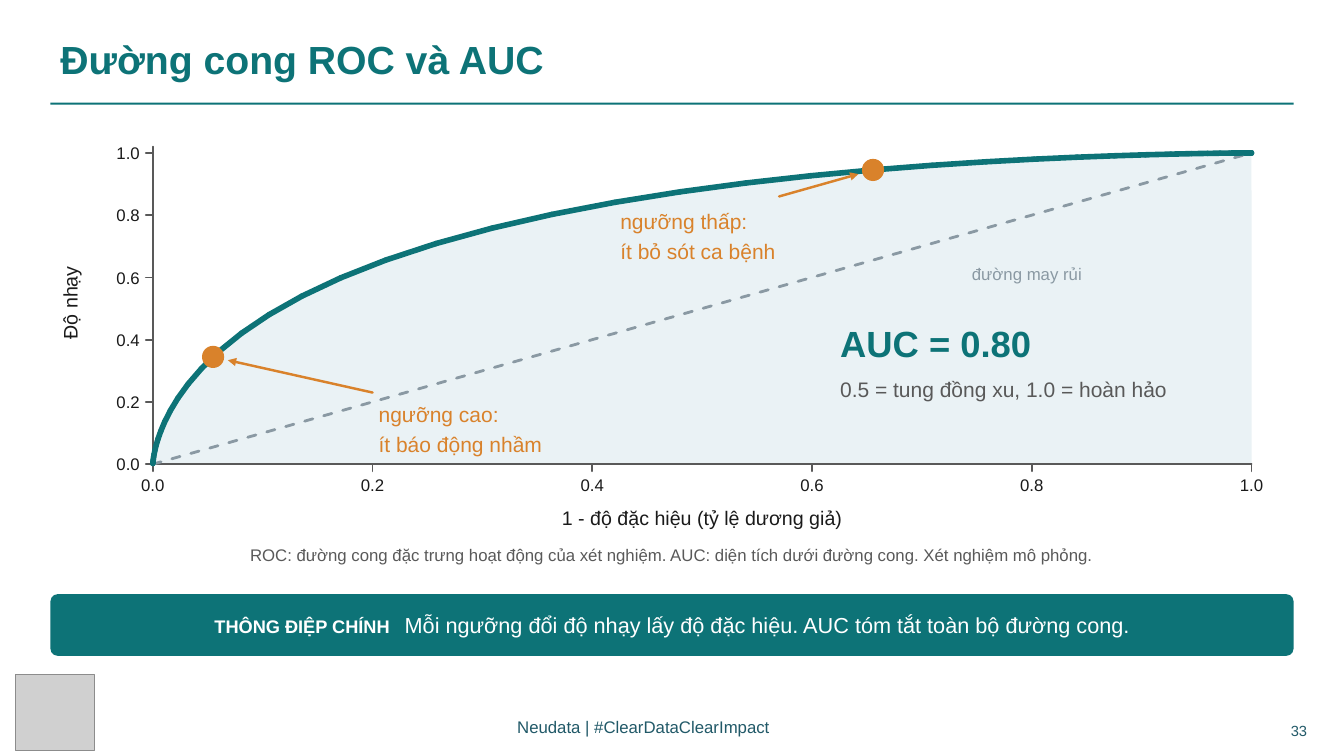
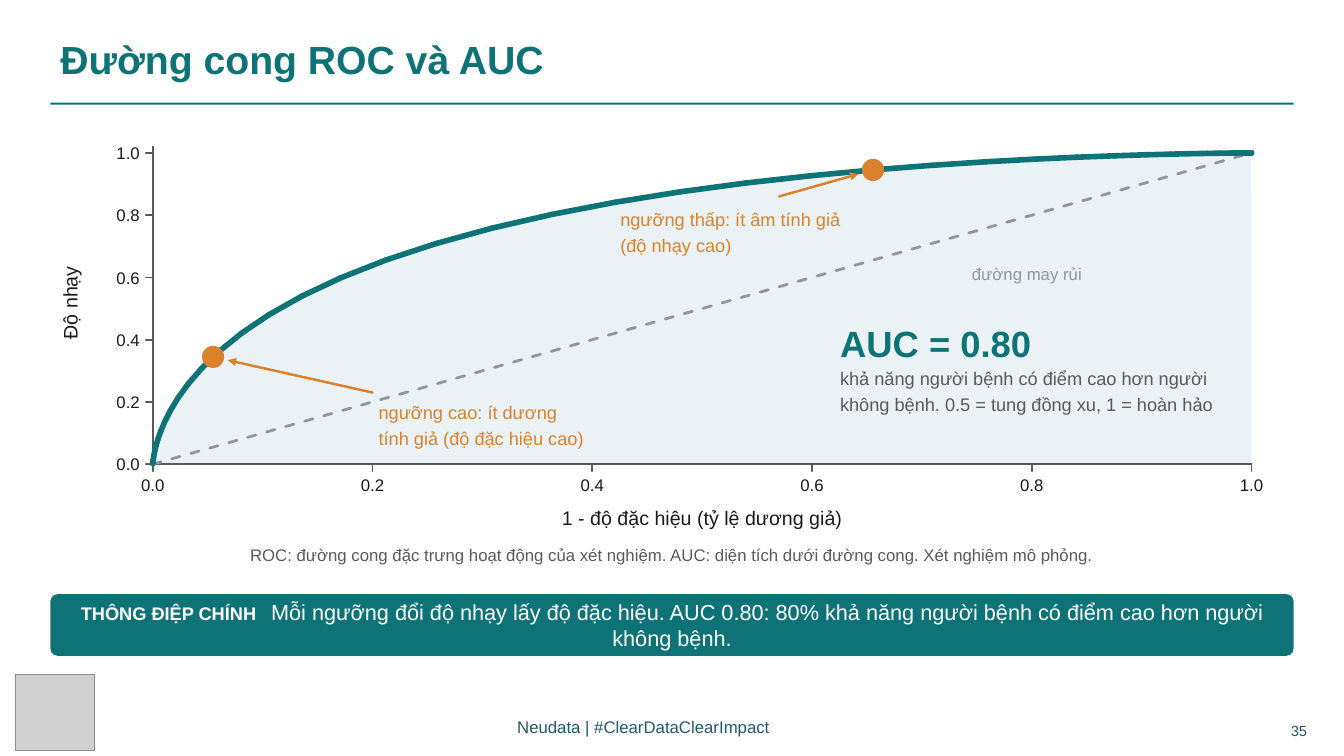
Before and after one commit to neu-data/FoundationsofClinicalResearch, a slide deck: slide 35 of vi/files/slides/Session_4_VN.pptx (slide 33 before the commit). Drawn at 1344x756 pixels with LibreOffice and Linux fonts; fonts in the diff are those of the drawing; grey boxes stand for pictures. Boxes give left, top, right and bottom in pixels: in the first picture for what was removed or moved away, otherwise in the second. Text is boxed around its words. In the diff, an @@ line names an element or a change of style, - is before the commit and + after.

```diff
--- a/vi/files/slides/Session_4_VN.pptx
+++ b/vi/files/slides/Session_4_VN.pptx
@@ text at (x1=620, y1=212, x2=840, y2=256): text changed; size 15 to 13 pt @@
-ngưỡng thấp:
-ít bỏ sót ca bệnh
+ngưỡng thấp: ít âm tính giả
+(độ nhạy cao)
@@ text at (x1=840, y1=371, x2=1212, y2=415): text changed; size 15 to 13 pt @@
-0.5 = tung đồng xu, 1.0 = hoàn hảo
+khả năng người bệnh có điểm cao hơn người
+không bệnh. 0.5 = tung đồng xu, 1 = hoàn hảo
@@ text at (x1=379, y1=405, x2=583, y2=449): text changed; size 15 to 13 pt @@
-ngưỡng cao:
-ít báo động nhầm
+ngưỡng cao: ít dương
+tính giả (độ đặc hiệu cao)
@@ text in rounded rectangle at (x1=81, y1=603, x2=1263, y2=651): text changed @@
-THÔNG ĐIỆP CHÍNH Mỗi ngưỡng đổi độ nhạy lấy độ đặc hiệu. AUC tóm tắt toàn bộ đường cong.
+THÔNG ĐIỆP CHÍNH Mỗi ngưỡng đổi độ nhạy lấy độ đặc hiệu. AUC 0.80: 80% khả năng người bệnh có điểm cao hơn người không bệnh.
@@ page number at (x1=1291, y1=725, x2=1307, y2=736): text changed @@
-33
+35
```
Also in this commit, not shown: 17 other slides changed, 2 slides added, 44 other files.
